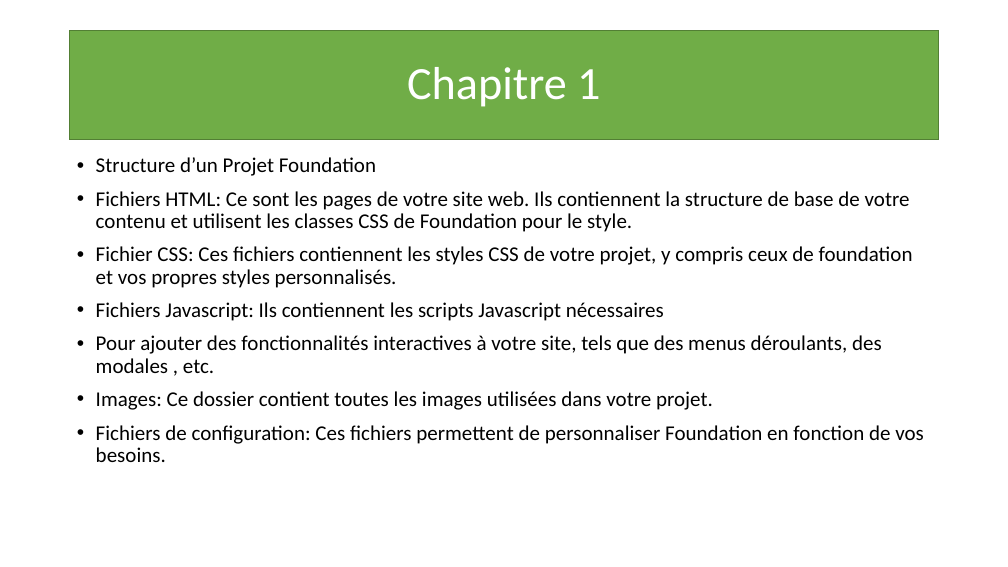
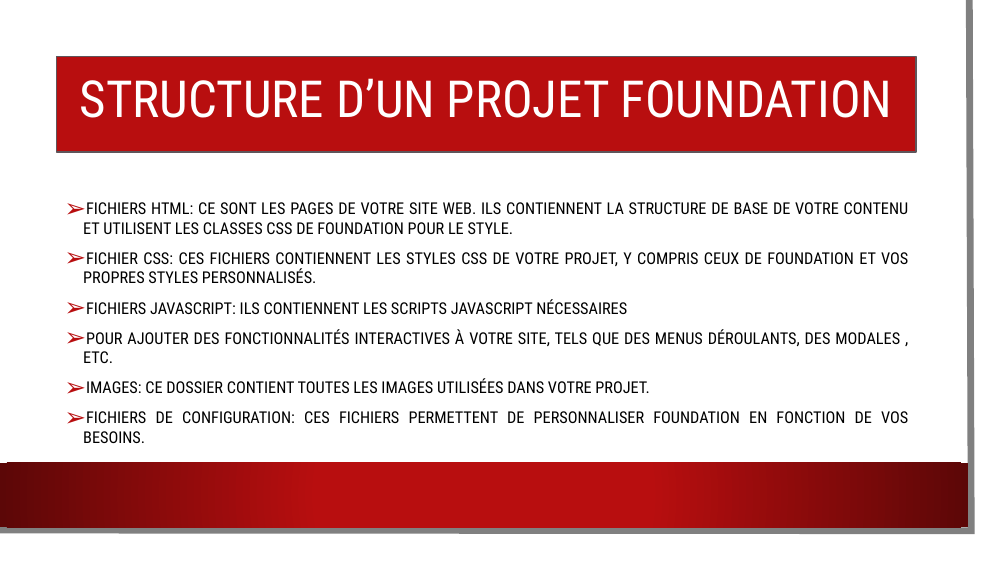
Before and after one commit to annice20/Foundation-expose, a slide deck: slide 3 of FRAMEWORK fOUNDATION.pptx (slide 2 before the commit). Drawn at 1008x567 pixels with LibreOffice and Linux fonts; fonts in the diff are those of the drawing; background and template pictures are left out. Boxes give left, top, right and bottom in pixels: in the first picture for what was removed or moved away, otherwise in the second. Text is boxed around its words. In the diff, an @@ line names an element or a change of style, - is before the commit and + after.

```diff
--- a/FRAMEWORK fOUNDATION.pptx
+++ b/FRAMEWORK fOUNDATION.pptx
@@ rectangle added at bbox=[0, 0, 991, 550], fill #FFFFFF @@
@@ freeform shape added at bbox=[0, 0, 972, 531], outline #808080 6.5 pt @@
@@ title "STRUCTURE D’UN PROJET FOUNDATION": place and size @@
-title "STRUCTURE D’UN PROJET FOUNDATION" at bbox=[70, 30, 939, 140]
+title "STRUCTURE D’UN PROJET FOUNDATION" at bbox=[57, 57, 917, 152]
@@ title "STRUCTURE D’UN PROJET FOUNDATION" at bbox=[57, 57, 917, 152]: fill #70AD47 to #B80E0F; outline #538035 1 pt to #5F555A 1.5 pt @@
@@ title at bbox=[80, 78, 893, 118]: text changed; size 44 to 48.6 pt; font Calibri to Roboto Condensed @@
-Chapitre 1
+STRUCTURE D’UN PROJET FOUNDATION
@@ text "FICHIERS HTML: CE SONT LES ..." at bbox=[83, 202, 909, 443]: vertical alignment top to middle @@
@@ text at bbox=[83, 202, 909, 443]: text changed; size 20 to 15.5 pt; font Calibri to Roboto Condensed @@
-• Structure d’un Projet Foundation
-• Fichiers HTML: Ce sont les pages de votre site web. Ils contiennent la structure de base de votre contenu et utilisent les classes CSS de Foundation pour le style.
-• Fichier CSS: Ces fichiers contiennent les styles CSS de votre projet, y compris ceux de foundation et vos propres styles personnalisés.
-• Fichiers Javascript: Ils contiennent les scripts Javascript nécessaires
-• Pour ajouter des fonctionnalités interactives à votre site, tels que des menus déroulants, des modales , etc.
-• Images: Ce dossier contient toutes les images utilisées dans votre projet.
-• Fichiers de configuration: Ces fichiers permettent de personnaliser Foundation en fonction de vos besoins.
+➢ FICHIERS HTML: CE SONT LES PAGES DE VOTRE SITE WEB. ILS CONTIENNENT LA STRUCTURE DE BASE DE VOTRE CONTENU ET UTILISENT LES CLASSES CSS DE FOUNDATION POUR LE STYLE.
+➢ FICHIER CSS: CES FICHIERS CONTIENNENT LES STYLES CSS DE VOTRE PROJET, Y COMPRIS CEUX DE FOUNDATION ET VOS PROPRES STYLES PERSONNALISÉS.
+➢ FICHIERS JAVASCRIPT: ILS CONTIENNENT LES SCRIPTS JAVASCRIPT NÉCESSAIRES
+➢ POUR AJOUTER DES FONCTIONNALITÉS INTERACTIVES À VOTRE SITE, TELS QUE DES MENUS DÉROULANTS, DES MODALES , ETC.
+➢ IMAGES: CE DOSSIER CONTIENT TOUTES LES IMAGES UTILISÉES DANS VOTRE PROJET.
+➢ FICHIERS DE CONFIGURATION: CES FICHIERS PERMETTENT DE PERSONNALISER FOUNDATION EN FONCTION DE VOS BESOINS.
@@ rectangle added at bbox=[0, 463, 968, 527], fill gradient #B80E0F to #5C0707 @@
```
Also in this commit, not shown: 4 other slides changed, 5 slides added.
